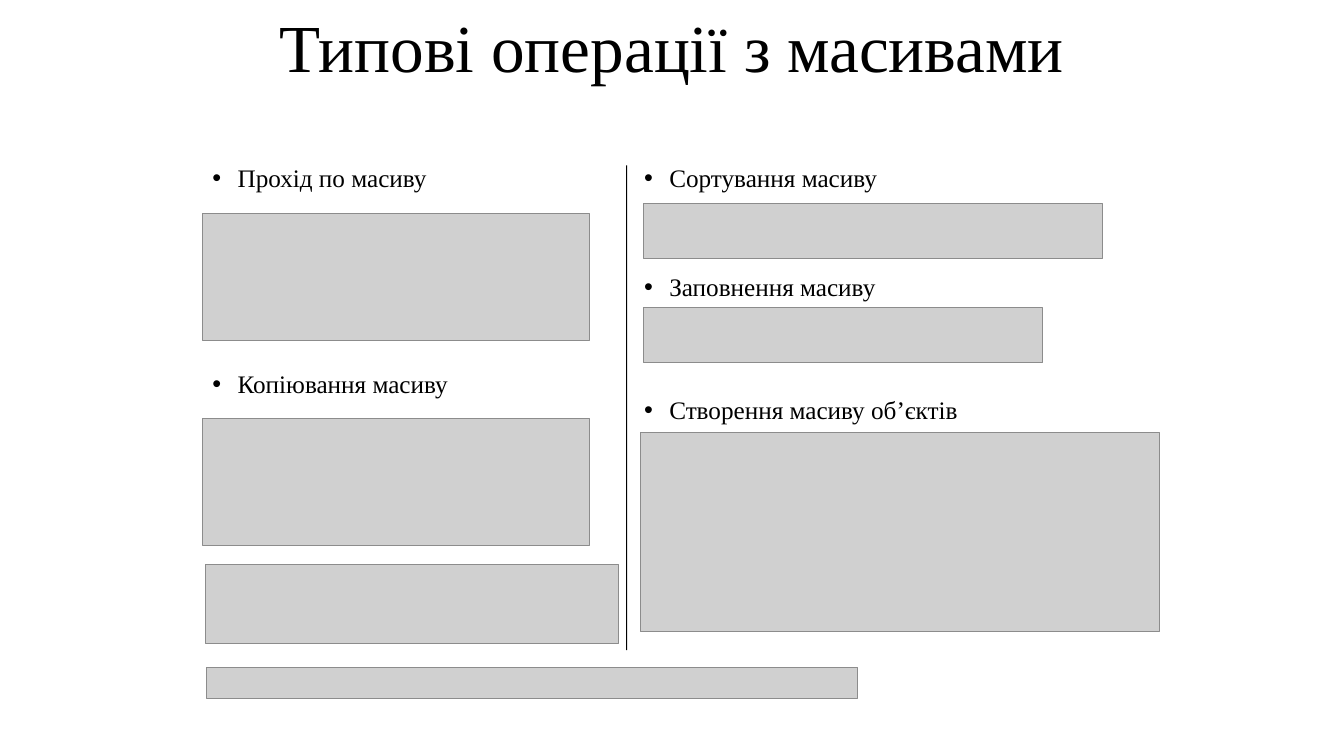
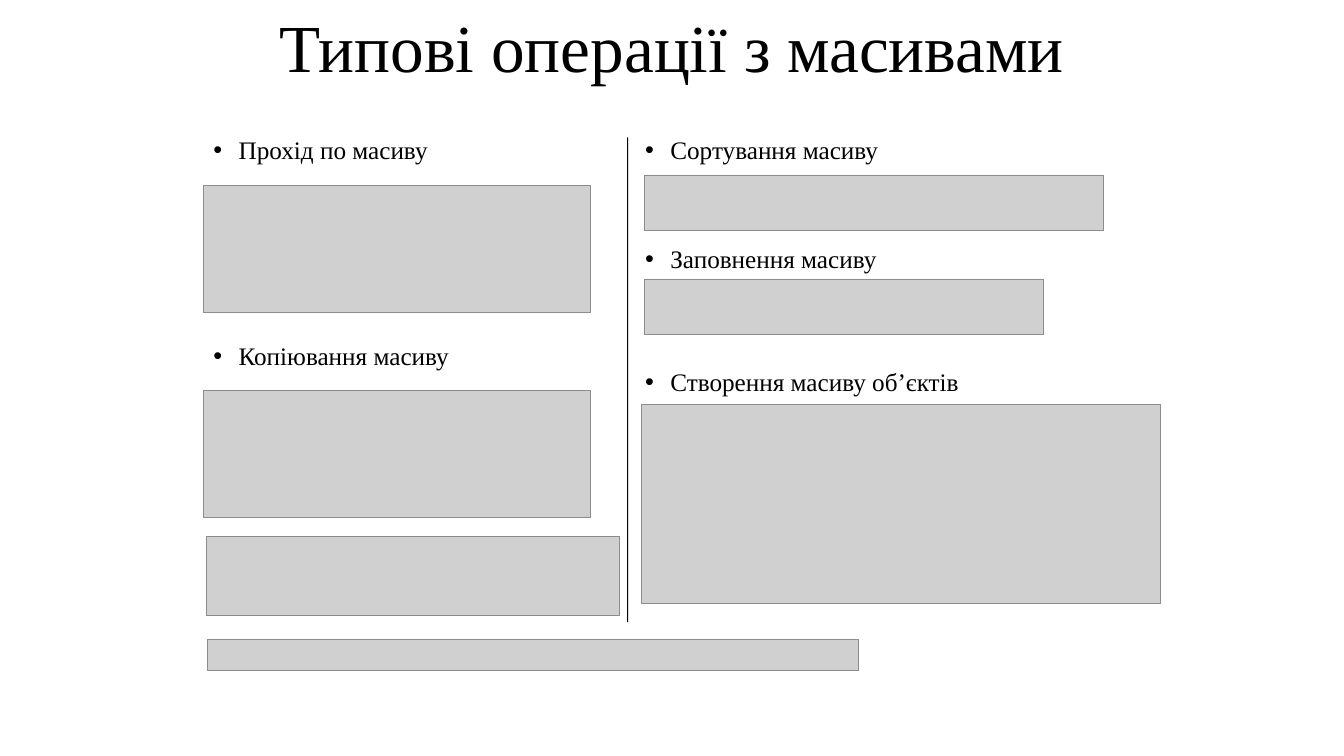
Before and after one commit to arg3ntuum/JavaCourse, a slide deck: slide 22 of Java Урок 8 Масиви.pptx. Drawn at 1344x756 pixels with LibreOffice and Linux fonts; fonts in the diff are those of the drawing; grey boxes stand for pictures. Boxes give left, top, right and bottom in pixels: in the first picture for what was removed or moved away, otherwise in the second. Text is boxed around its words. In the diff, an @@ line names an element or a change of style, - is before the commit and + after.

```diff
--- a/Java Урок 8 Масиви.pptx
+++ b/Java Урок 8 Масиви.pptx
@@ 6 pictures, 2 texts, 1 line: place and size @@
-6 pictures, 2 texts, 1 line at (203,165,1159,650)
+6 pictures, 2 texts, 1 line at (204,137,1160,622)
@@ picture added at (208,639,859,670) @@
@@ picture removed at (207,667,858,699) @@
```
Also in this commit, not shown: 14 other files.
